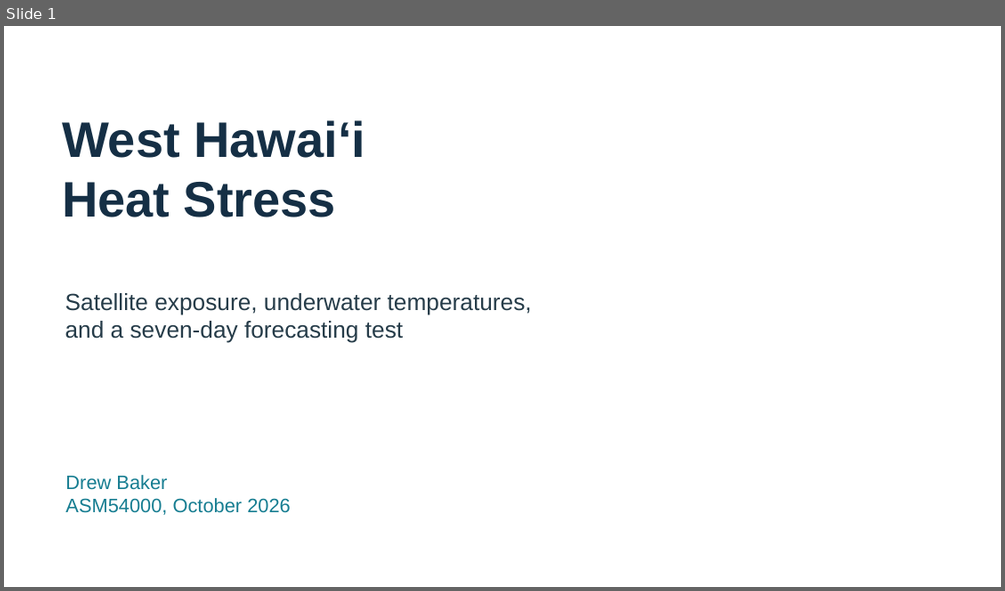
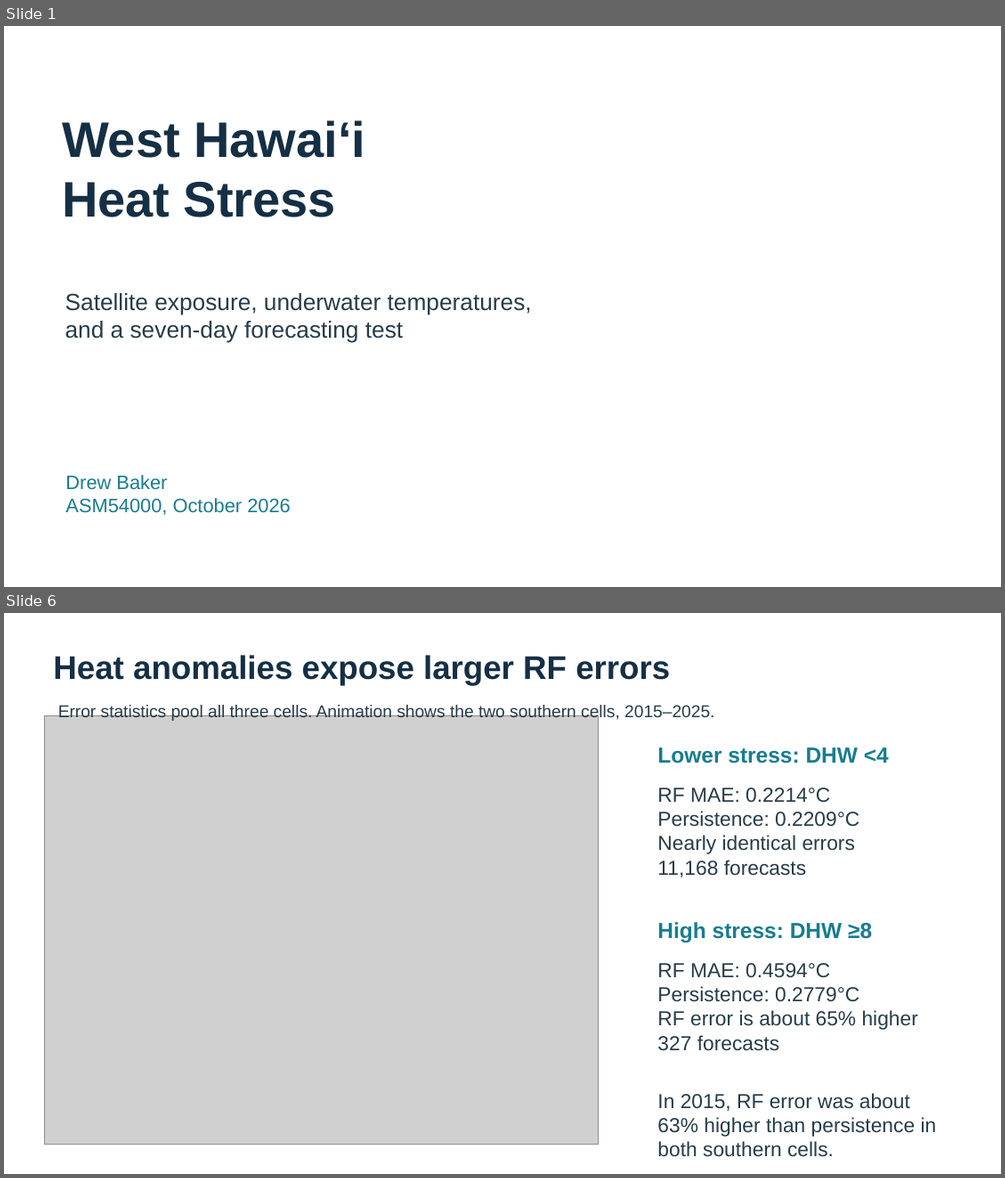
Before and after one commit to drwbkr1/West-Hawaii-Heat-Stress-ASM540, a slide deck: GISProjectDrewBaker/Documentation/GISPresentationDrewBaker.pptx. Shown one above the other, each under a label of ours: slide 1 before the commit, slides 1 and 6 after it; the slides between them are not shown. The pictures are 1005x591 and 1005x1178 pixels, drawn with LibreOffice and Linux fonts; fonts in the diff are those of the drawing; grey boxes stand for pictures. Boxes give left, top, right and bottom in pixels: in the first picture for what was removed or moved away, otherwise in the second. Text is boxed around its words. In the diff, an @@ line names an element or a change of style, - is before the commit and + after.

Commit message:
Revise presentation methods and forecast results

```diff
--- a/GISProjectDrewBaker/Documentation/GISPresentationDrewBaker.pptx
+++ b/GISProjectDrewBaker/Documentation/GISPresentationDrewBaker.pptx
@@ slide 6 added at (4, 613, 1001, 1174), background #FFFFFF @@
@@ text added at (53, 655, 670, 685), 31.5 pt, text #152F45, bold @@
+Heat anomalies expose larger RF errors
@@ picture added at (44, 716, 599, 1144) @@
@@ text added at (58, 704, 714, 721), 16.5 pt, text #263C49 @@
+Error statistics pool all three cells. Animation shows the two southern cells, 2015–2025.
@@ text added at (657, 747, 889, 763), 21 pt, text #167D91, bold @@
+Lower stress: DHW <4
@@ text added at (657, 787, 859, 877), 19.5 pt, text #263C49 @@
+RF MAE: 0.2214°C
+Persistence: 0.2209°C
+Nearly identical errors
+11,168 forecasts
@@ text added at (657, 922, 872, 942), 21 pt, text #167D91, bold @@
+High stress: DHW ≥8
@@ text added at (657, 963, 918, 1051), 19.5 pt, text #263C49 @@
+RF MAE: 0.4594°C
+Persistence: 0.2779°C
+RF error is about 65% higher
+327 forecasts
@@ text added at (657, 1093, 937, 1157), 19.5 pt, text #263C49 @@
+In 2015, RF error was about 63% higher than persistence in both southern cells.
```
Also in this commit, not shown: 1 slide changed, 3 other slides added, 4 slides removed, 1 other file.
